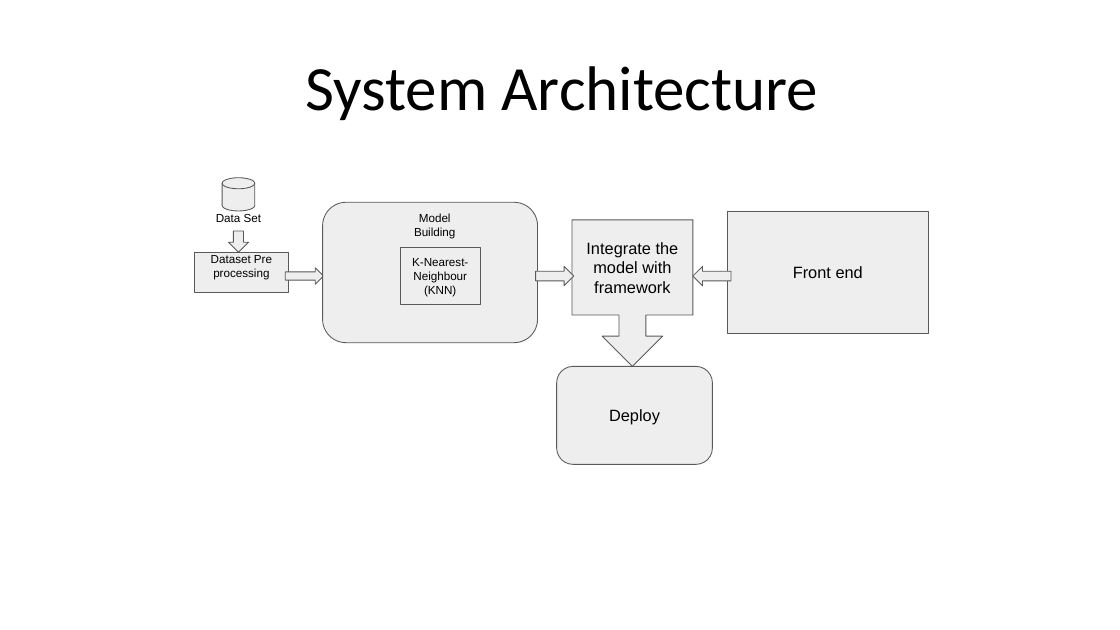
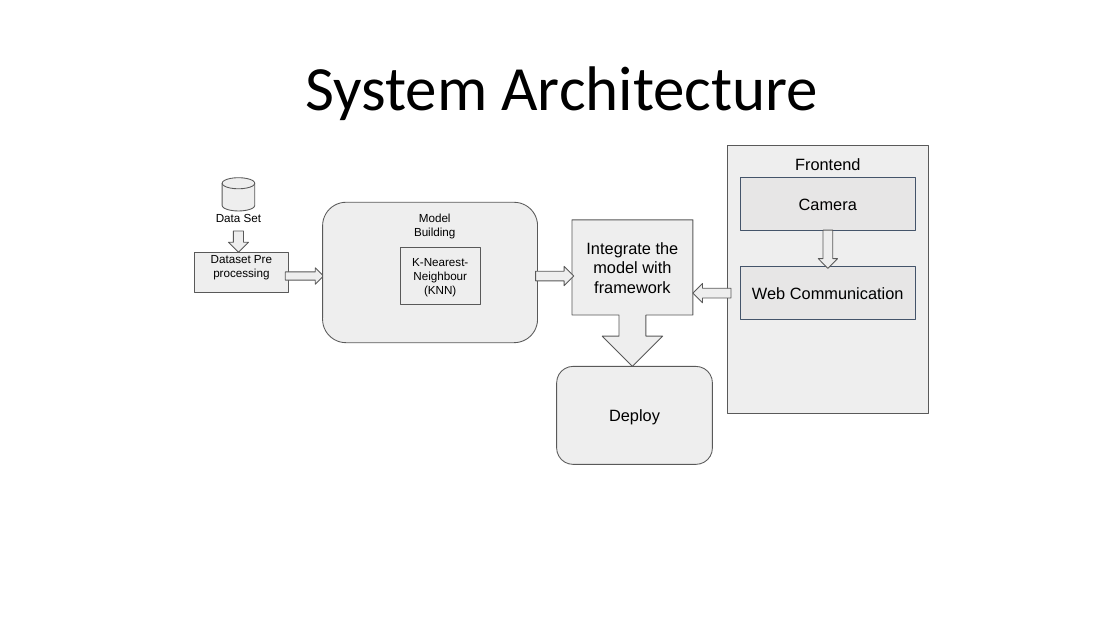
Before and after one commit to Sriram-Karthick-k/final-year-project, a slide deck: slide 8 of final/1st review/FAKE CURRENCY DETECTION USING IMAGE PROCESSING.pptx. Drawn at 1120x630 pixels with LibreOffice and Linux fonts; fonts in the diff are those of the drawing. Boxes give left, top, right and bottom in pixels: in the first picture for what was removed or moved away, otherwise in the second. Text is boxed around its words. In the diff, an @@ line names an element or a change of style, - is before the commit and + after.

```diff
--- a/final/1st review/FAKE CURRENCY DETECTION USING IMAGE PROCESSING.pptx
+++ b/final/1st review/FAKE CURRENCY DETECTION USING IMAGE PROCESSING.pptx
@@ rectangle "Frontend": place and size @@
-rectangle "Frontend" at <box>728,211,928,334</box>
+rectangle "Frontend" at <box>728,146,928,414</box>
@@ rectangle "Frontend" at <box>728,146,928,414</box>: vertical alignment middle to top @@
@@ rectangle added at <box>741,178,916,230</box>, fill #E7E6E6, outline #44546A 0.75 pt, 14 pt, text #000000 @@
+Camera
@@ text in rectangle at <box>795,158,860,170</box>: spaces changed @@
-Front end
+Frontend
@@ right arrow added at <box>818,230,838,268</box>, fill #EEEEEE, outline #595959 0.75 pt @@
@@ rectangle added at <box>741,267,916,319</box>, fill #E7E6E6, outline #44546A 0.75 pt, 14 pt, text #000000 @@
+Web Communication
@@ right arrow: place and size @@
-right arrow at <box>693,266,731,286</box>
+right arrow at <box>693,283,731,302</box>
```
Also in this commit, not shown: 2 other slides changed, 2 other files.
